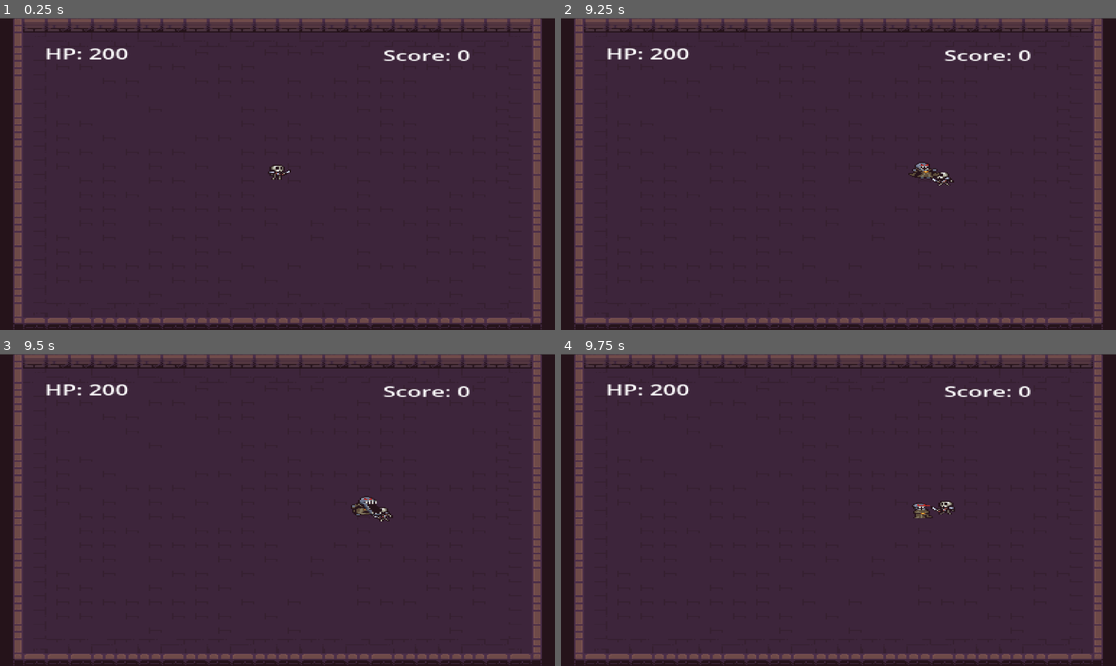
Above: before the commit, frames 1-4 (two rows, left to right).
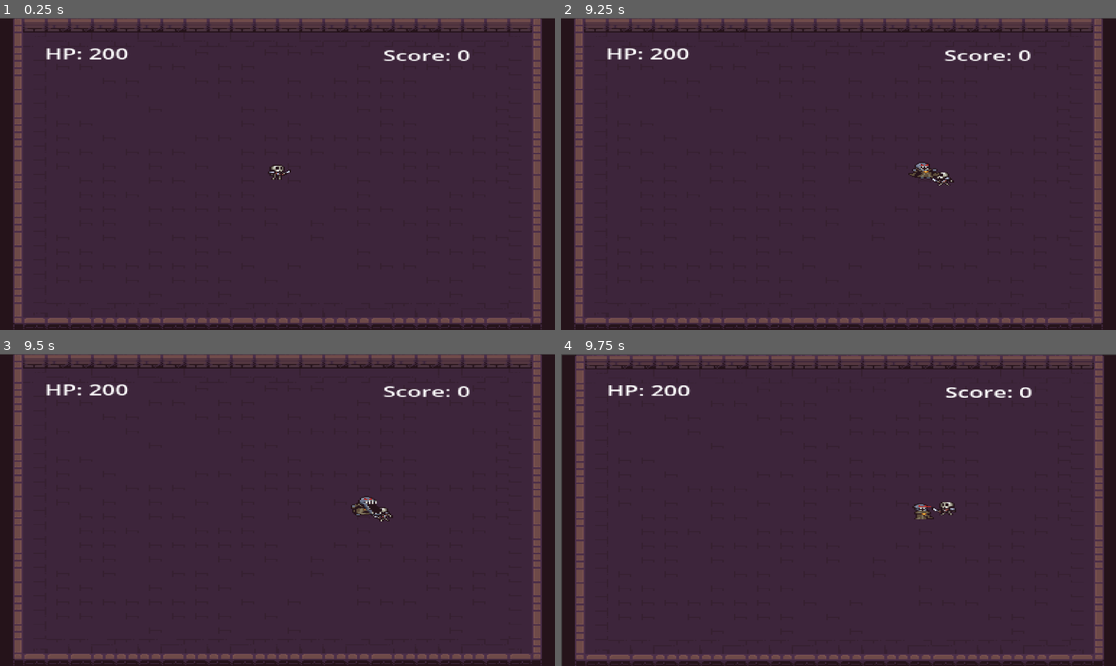
Above: after the commit, the same moments.

Repository: Fletch-PM/Combat-Test
Game: Godot game, scene res://Scene/game.tscn
Same seed, same stepped clock (60 frames per second), same inputs: the game is played once before the commit and once after it.
Inputs:
- Up to frame 1 (0.25 s): no input
- Up to frame 2 (9.25 s): hold D (Right) 0.53-1.28 s; tap F (Attack) every 0.75 s from 0.6 to 8.85 s; hold S (Down) 1.28-2.03 s; hold D (Right) 2.03-2.78 s; hold W (Up) 2.78-3.53 s; tap Enter at 3.5 s; hold A (Left) 3.53-5.03 s; hold S (Down) 5.03-5.78 s; hold D (Right) 5.78-6.53 s; hold W (Up) 6.53-7.28 s; hold D (Right) 7.28-8.03 s; hold S (Down) 8.03-8.78 s; hold A (Left) from 8.78 s (still down)
- Up to frame 3 (9.5 s): keep holding A (Left)
- Up to frame 4 (9.75 s): release A (Left) at 9.53 s; hold W (Up) from 9.53 s (still down); tap F (Attack) at 9.6 s

Frames 1-3 are identical in both runs. In frame 4, 3.9% of the frame differs, in the area x 0-98%, y 0-100%.

Commit message:
add camera shake

Diff:
--- a/Scene/game.tscn
+++ b/Scene/game.tscn
@@ -1,8 +1,9 @@
-[gd_scene load_steps=6 format=3 uid="uid://bji8yp5pur7yo"]
+[gd_scene load_steps=7 format=3 uid="uid://bji8yp5pur7yo"]
 
 [ext_resource type="PackedScene" uid="uid://jpvhubfquo7p" path="res://Scene/game_manager.tscn" id="1_03iqk"]
 [ext_resource type="PackedScene" uid="uid://djf3q8r3bdmt4" path="res://Scene/lvl_1.tscn" id="1_w51g1"]
 [ext_resource type="PackedScene" uid="uid://bxtf4krlwth48" path="res://Scene/player.tscn" id="2_4jv7b"]
+[ext_resource type="Script" uid="uid://dj11et5uygou2" path="res://Scene/game_camera.gd" id="3_thj8p"]
 [ext_resource type="PackedScene" uid="uid://0ytjthayx6wg" path="res://Scene/enemy_spawner.tscn" id="4_03iqk"]
 [ext_resource type="AudioStream" uid="uid://dnqpvflpjodip" path="res://Music/Soul of Cinder (8-bit) - Dark Souls III.mp3" id="5_ihreq"]
 
@@ -15,10 +16,13 @@
 position = Vector2(22, 486)
 
 [node name="Game Camera" type="Camera2D" parent="GameManager"]
+unique_name_in_owner = true
 position = Vector2(213, 146)
 scale = Vector2(0.695726, 0.550055)
 zoom = Vector2(3, 1.848)
+process_callback = 0
 limit_top = -10000002
+script = ExtResource("3_thj8p")
 
 [node name="Player" parent="GameManager" instance=ExtResource("2_4jv7b")]
 top_level = true
@@ -57,3 +61,4 @@
 [connection signal="score_reached_200" from="GameManager" to="GameManager/Enemy Spawner" method="_on_game_manager_score_reached_200"]
 [connection signal="score_reached_50" from="GameManager" to="GameManager/Enemy Spawner" method="_on_game_manager_score_reached_50"]
 [connection signal="minushealth" from="GameManager/Player" to="GameManager" method="_on_player_minushealth"]
+[connection signal="shakedamage" from="GameManager/Player" to="GameManager/Game Camera" method="_on_player_shakedamage"]
--- /dev/null
+++ b/Scene/game_camera.gd
@@ -0,0 +1,30 @@
+extends Camera2D
+
+var shake_strength := 0.0
+var shake_decay := 20.0
+var original_position := Vector2.ZERO
+
+func _ready() -> void:
+	original_position = position
+
+func _process(delta: float) -> void:
+	if shake_strength > 0.01:
+		var offset = Vector2(
+			randf_range(-1, 1),
+			randf_range(-1, 1)
+		) * shake_strength
+		position = original_position + offset
+		shake_strength = max(shake_strength - shake_decay * delta, 0.0)
+	else:
+		position = original_position
+
+func shake(strength: float = 8.0, decay: float = 20.0) -> void:
+	shake_strength = strength
+	shake_decay = decay
+
+# Connect this signal from Player or Enemy
+func _on_player_shakedamage() -> void:
+	shake(8.0)
+
+func shakeattack():
+	shake(3.0)
--- a/Scipt/enemy.gd
+++ b/Scipt/enemy.gd
@@ -14,7 +14,9 @@
 var can_attack = true  # Cooldown flag
 
 signal add_point
+signal shakeattack
 
+@onready var game_camera: Camera2D = get_node("/root/Game/GameManager/Game Camera")
 @onready var game_manager: Node = get_node("/root/Game/GameManager")
 @onready var anim: AnimatedSprite2D = $"Enemy Sprite"
 @onready var Attack_Hitbox = $"Enemy Attack"
@@ -101,6 +103,8 @@
 	health -= attack_damage
 	taking_damage = true
 	anim.play("Damaged")
+	emit_signal("shakeattack")
+	game_camera.shakeattack()
 	print("Enemy is taking", attack_damage, "damage! Current HP:", health)
 
 	if health <= 0:
--- a/Scipt/player.gd
+++ b/Scipt/player.gd
@@ -10,6 +10,7 @@
 var is_dead: bool = false
 var bodies_in_attack_area: Array = []
 
+signal shakedamage
 signal minushealth
 
 @onready var hitaudio: AudioStreamPlayer2D = $Hit
@@ -79,7 +80,6 @@
 	for body in bodies_in_attack_area:
 		if body != null and body.is_in_group("Enemy") and body.has_method("damage"):
 			body.damage(attack_damage)
-
 func _on_player_attack_hitbox_body_entered(body: Node2D) -> void:
 	if not bodies_in_attack_area.has(body):
 		bodies_in_attack_area.append(body)
@@ -103,6 +103,7 @@
 	if health <= 0:
 		die()
 	else:
+		emit_signal("shakedamage")
 		emit_signal("minushealth")
 		anim.play("Damaged")
 		hitaudio.play()
Not shown, added: Scene/game_camera.gd.uid
